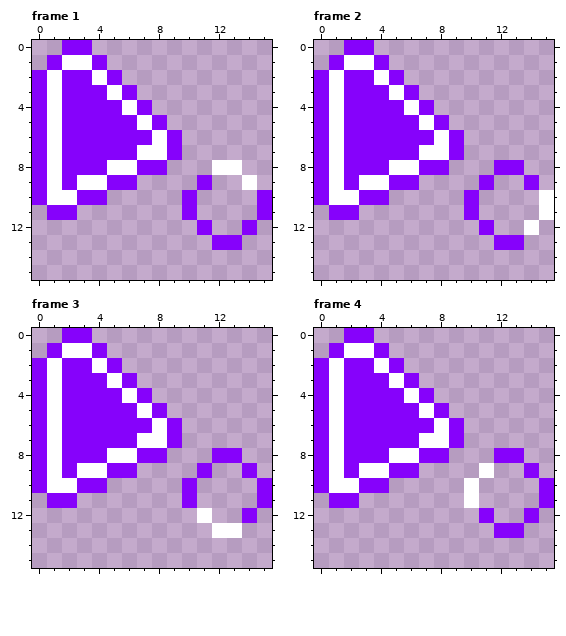
File history of a pixel-art file, sprite/working.aseprite. The picture above is the old version.
16x16 pixels, 4 frames. Shown: frame 1, frame 2, frame 3, frame 4. The commit also changed other frames, which this record leaves out.
New version:
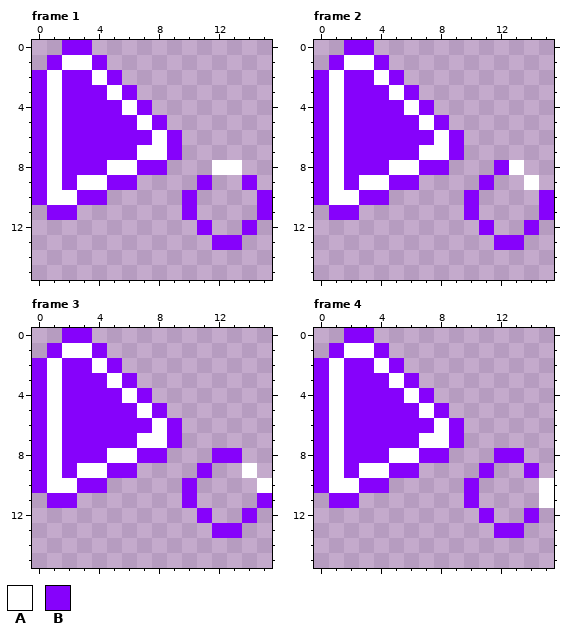
Palette (. is transparent): A #ffffff  B #8602fb
Diff:
{"where": "frame 1"}
{"frame":1,"y":9,"x":14,"old":"A","new":"B"}
{"where": "frame 2"}
{"frame":2,"y":8,"x":13,"old":"B","new":"A"}
{"frame":2,"y":9,"x":14,"old":"B","new":"A"}
{"frame":2,"y":10,"x":15,"old":"A","new":"B"}
{"frame":2,"y":11,"x":15,"old":"A","new":"B"}
{"frame":2,"y":12,"x":14,"old":"A","new":"B"}
{"where": "frame 3"}
{"frame":3,"y":9,"x":14,"old":"B","new":"A"}
{"frame":3,"y":10,"x":15,"old":"B","new":"A"}
{"frame":3,"y":12,"x":11,"old":"A","new":"B"}
{"frame":3,"y":13,"x":12,"old":"AA","new":"BB"}
{"where": "frame 4"}
{"frame":4,"y":9,"x":11,"old":"A","new":"B"}
{"frame":4,"y":10,"x":10,"old":"A","new":"B"}
{"frame":4,"y":10,"x":15,"old":"B","new":"A"}
{"frame":4,"y":11,"x":10,"old":"A","new":"B"}
{"frame":4,"y":11,"x":15,"old":"B","new":"A"}
